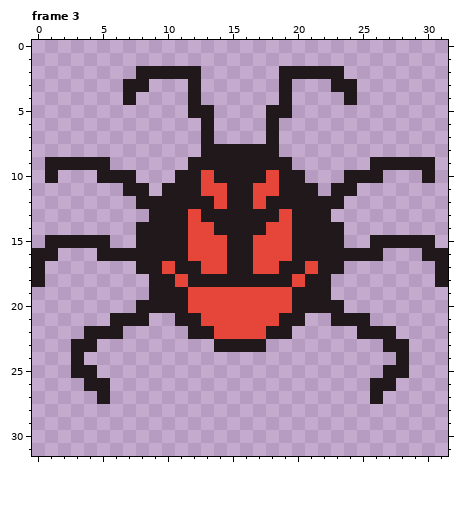
Pixel-art file: ChampJam/Assets/Sprites/spider.aseprite. This is how it looked before the edit.
32x32 pixels, 3 frames. Shown: frame 3. The commit also changed other frames, which this record leaves out.
After the commit:
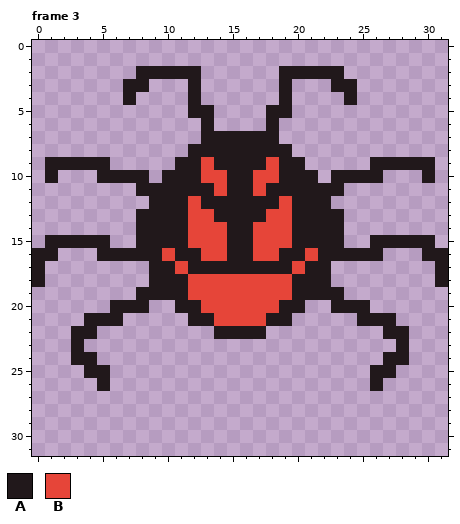
Palette (. is transparent): A #21181b  B #e64539
Difference:
Frame 3, layers "Layer 2", "Layer 1":
y 7: x 14..17 .... -> AAAA
y 8: x 12 . -> A; x 19 . -> A
y 9: x 11 . -> A; x 13 A -> B; x 18 A -> B; x 20 . -> A
y 10: x 8 . -> A; x 10 . -> A; x 14 A -> B; x 17 A -> B; x 21 . -> A; x 23 . -> A
y 11: x 7 A -> .; x 9 . -> A; x 13 B -> A; x 18 B -> A; x 22 . -> A; x 24 A -> .
y 12: x 8 A -> .; x 12 A -> B; x 14 B -> A; x 17 B -> A; x 19 A -> B; x 23 A -> .
y 13: x 8 . -> A; x 13 A -> B; x 18 A -> B; x 23 . -> A
y 14: x 14 A -> B; x 17 A -> B
y 16: x 10 A -> B; x 12 B -> A; x 19 B -> A; x 21 A -> B
y 17: x 8 A -> .; x 10..11 BA -> AB; x 13..14 BB -> AA; x 17..18 BB -> AA; x 20..21 AB -> BA; x 23 A -> .
y 18: x 11..20 BAAAAAAAAB -> ABBBBBBBBA
y 19: x 8 . -> A; x 23 . -> A
y 20: x 6..7 .. -> AA; x 9..10 AA -> ..; x 12 B -> A; x 19 B -> A; x 21..22 AA -> ..; x 24..25 .. -> AA
y 21: x 4..5 .. -> AA; x 7..8 AA -> ..; x 11 A -> .; x 13 B -> A; x 18 B -> A; x 20 A -> .; x 23..24 AA -> ..; x 26..27 .. -> AA
y 22: x 3 . -> A; x 5..6 AA -> ..; x 12..19 AABBBBAA -> ..AAAA..; x 25..26 AA -> ..; x 28 . -> A
y 23: x 4 A -> .; x 14..17 AAAA -> ....; x 27 A -> .
y 24: x 4 . -> A; x 27 . -> A
y 25: x 3 A -> .; x 5 . -> A; x 26 . -> A; x 28 A -> .
y 26: x 4 A -> .; x 27 A -> .
y 27: x 5 A -> .; x 26 A -> .
Boxes around the changes in both pictures, in picture pixels (x1, y1, x2, y2):
changed: (71, 131, 409, 404)
